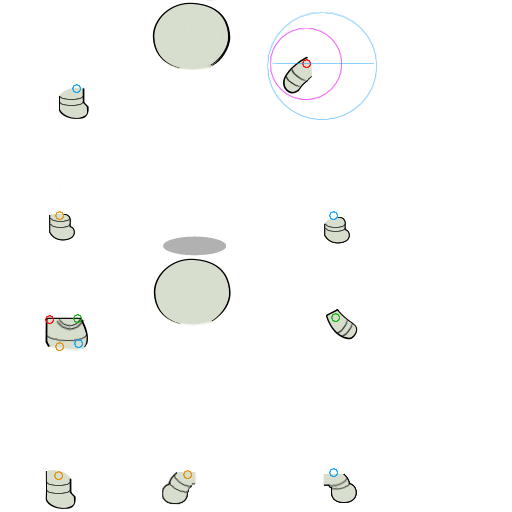
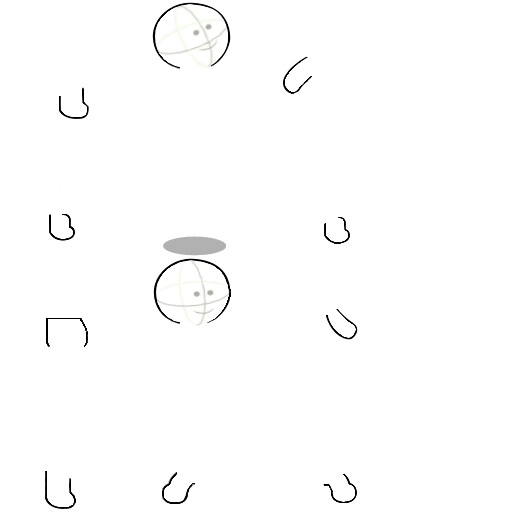
Two versions of the same layered image (512×512). Layer-by-layer changes:
hid "right arm constraints" over box(267, 12, 377, 120)
removed group "pivots" (4 layers) over box(45, 59, 340, 480)
removed layer "left arm pivot" from group "pivots" over box(45, 59, 311, 324)
removed layer "right arm pivot" from group "pivots" over box(73, 313, 340, 323)
removed layer "right leg pivot" from group "pivots" over box(72, 84, 338, 477)
removed layer "left leg pivot" from group "pivots" over box(54, 211, 192, 480)
hid "details" over box(46, 67, 353, 494)
removed layer "main" over box(45, 0, 358, 512)
added layer "lines" above "head guide" over box(45, 3, 358, 512)
added layer "head guide" above "fill" over box(154, 4, 231, 326)
added layer "fill" above "white bg" over box(46, 0, 357, 509)
